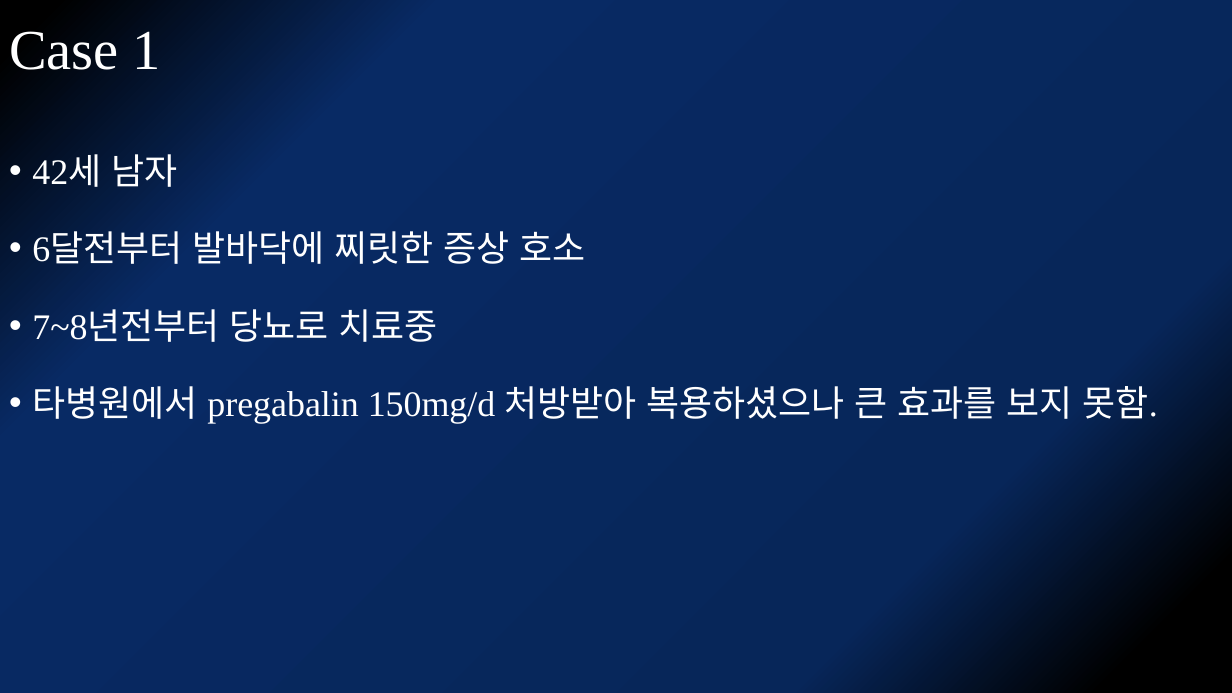
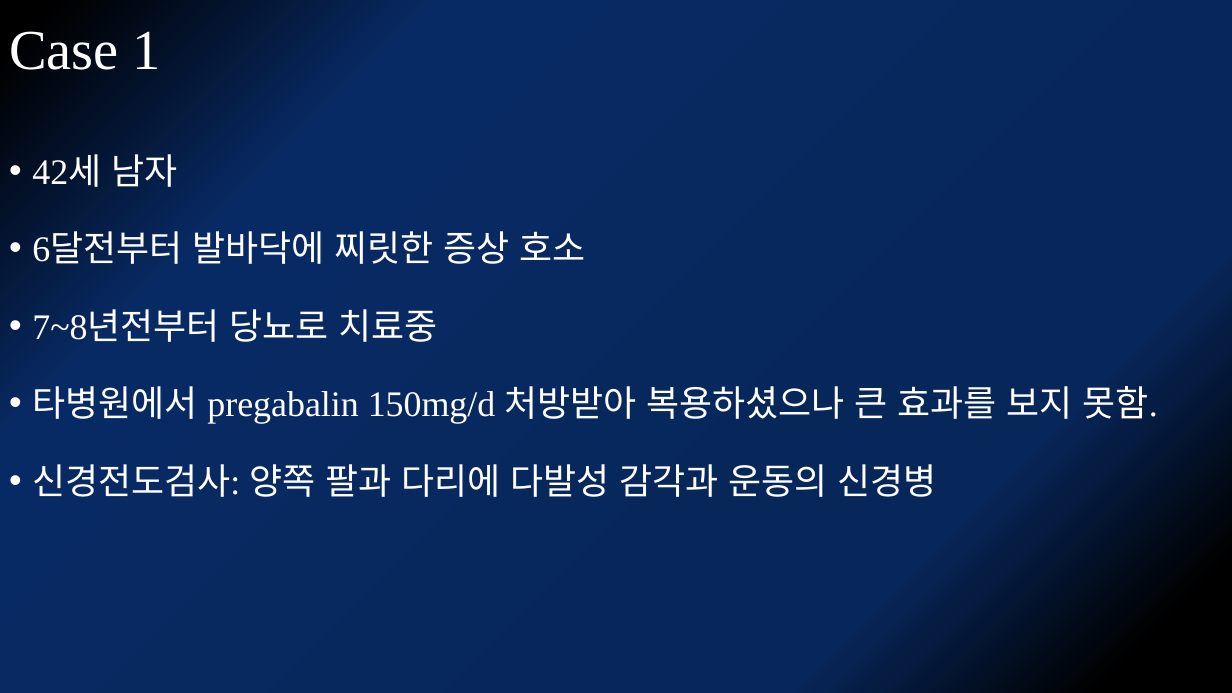
Before and after one commit to kjfdf/lecture, a slide deck: slide 19 of 2021.12 개원의연수강좌-neuropathic pain.pptx (slide 14 before the commit). Drawn at 1232x693 pixels with LibreOffice and Linux fonts; fonts in the diff are those of the drawing. Boxes give left, top, right and bottom in pixels: in the first picture for what was removed or moved away, otherwise in the second. Text is boxed around its words. In the diff, an @@ line names an element or a change of style, - is before the commit and + after.

```diff
--- a/2021.12 개원의연수강좌-neuropathic pain.pptx
+++ b/2021.12 개원의연수강좌-neuropathic pain.pptx
@@ text at <box>32,464,937,497</box>: paragraph added @@
+• 신경전도검사: 양쪽 팔과 다리에 다발성 감각과 운동의 신경병
```
Also in this commit, not shown: 2 other slides changed, 6 slides added.
